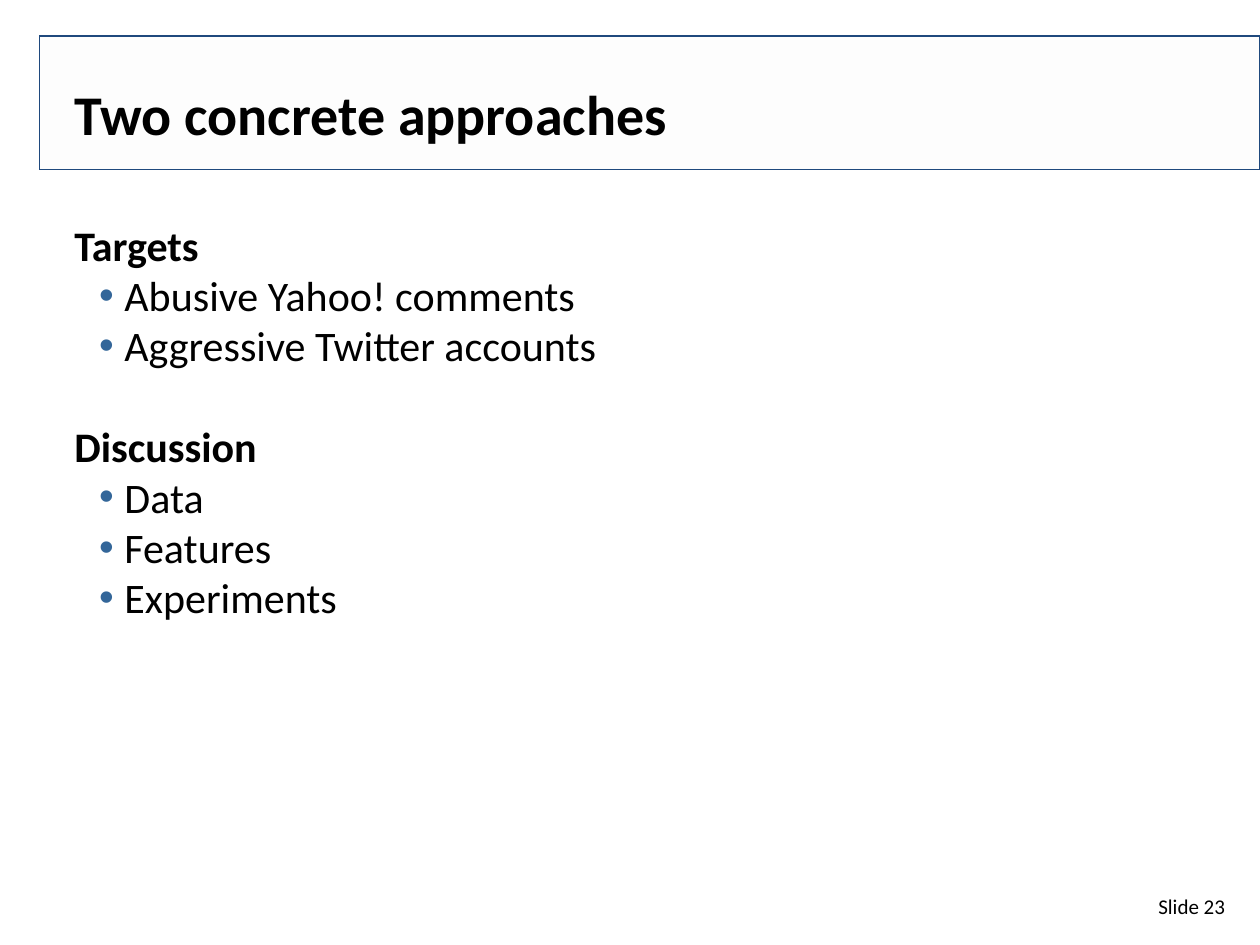
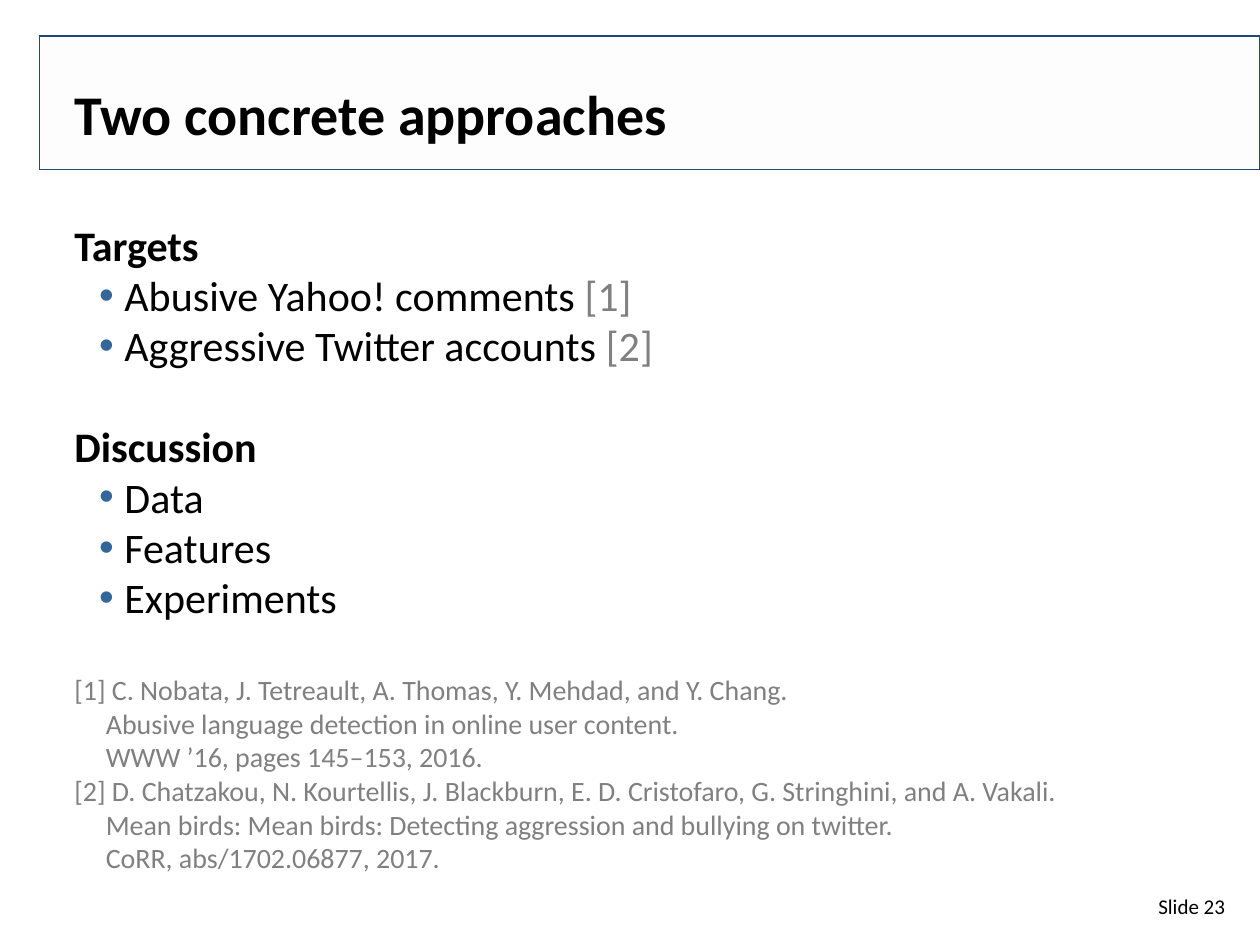
Before and after one commit to IllDepence/websci_ss2017, a slide deck: slide 23 of pres/Tarek_Saier_Abusive_behavior_in_social_media.odp. Drawn at 1260x945 pixels with LibreOffice and Linux fonts; fonts in the diff are those of the drawing; background and template pictures are left out. Boxes give left, top, right and bottom in pixels: in the first picture for what was removed or moved away, otherwise in the second. Text is boxed around its words. In the diff, an @@ line names an element or a change of style, - is before the commit and + after.

```diff
--- a/pres/Tarek_Saier_Abusive_behavior_in_social_media.odp
+++ b/pres/Tarek_Saier_Abusive_behavior_in_social_media.odp
@@ text at <box>124,280,653,369</box>: text changed @@
-  • Abusive Yahoo! comments
-  • Aggressive Twitter accounts
+  • Abusive Yahoo! comments [1]
+  • Aggressive Twitter accounts [2]
@@ text at <box>74,680,1055,871</box>: paragraphs added @@
+[1] C. Nobata, J. Tetreault, A. Thomas, Y. Mehdad, and Y. Chang.
+Abusive language detection in online user content.
+WWW ’16, pages 145–153, 2016.
+[2] D. Chatzakou, N. Kourtellis, J. Blackburn, E. D. Cristofaro, G. Stringhini, and A. Vakali.
+Mean birds: Mean birds: Detecting aggression and bullying on twitter.
+CoRR, abs/1702.06877, 2017.
```
Also in this commit, not shown: 9 other slides changed, 1 slide added, 2 other files.
